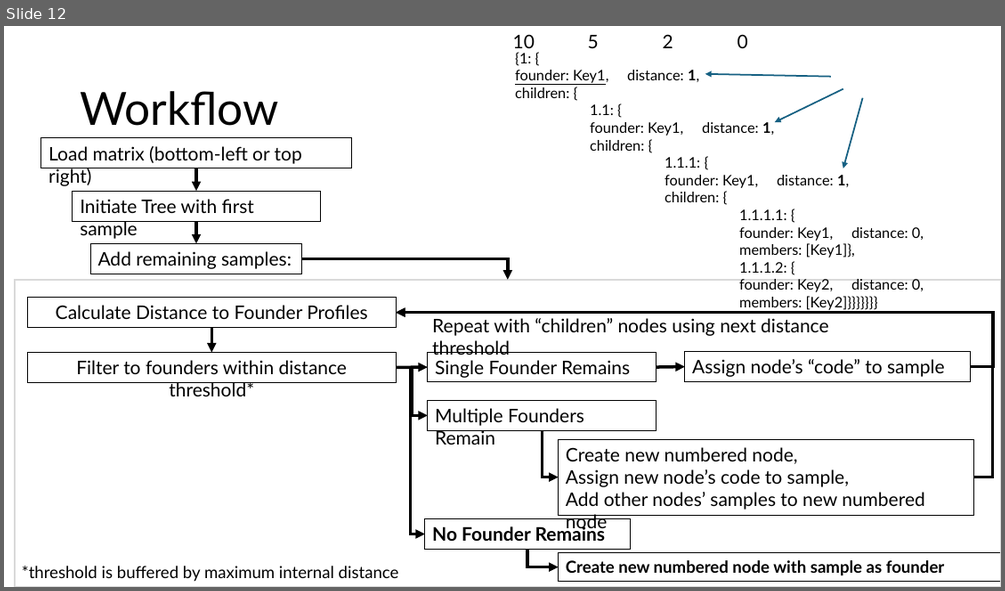
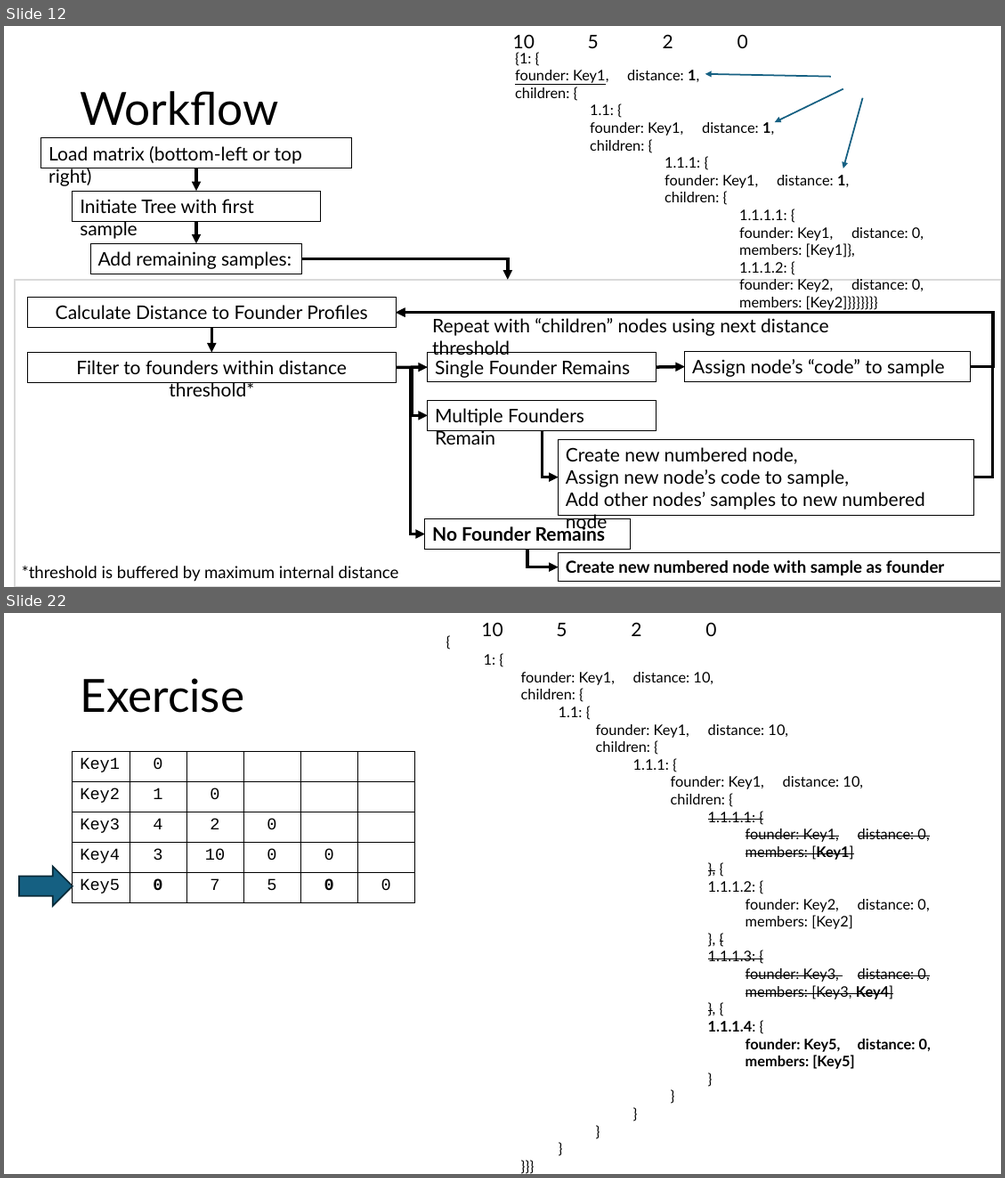
Before and after one commit to ncezid-biome/MatrixCodes, a slide deck: Documentation/MatrixCodes.pptx. Shown one above the other, each under a label of ours: slide 12 before the commit, slides 12 and 22 after it; the slides between them are not shown. The pictures are 1005x591 and 1005x1178 pixels, drawn with LibreOffice and Linux fonts; fonts in the diff are those of the drawing. Boxes give left, top, right and bottom in pixels: in the first picture for what was removed or moved away, otherwise in the second. Text is boxed around its words. In the diff, an @@ line names an element or a change of style, - is before the commit and + after.

```diff
--- a/Documentation/MatrixCodes.pptx
+++ b/Documentation/MatrixCodes.pptx
@@ slide 22 added at [4, 613, 1001, 1174], background #FFFFFF @@
@@ text added at [481, 622, 716, 636], 18 pt, text #000000 @@
+10 5 2 0
@@ text added at [484, 654, 930, 1069], 14 pt, text #000000 @@
+{
+1: {
+founder: Key1, distance: 10,
+children: {
+1.1: {
+founder: Key1, distance: 10,
+children: {
+1.1.1: {
+founder: Key1, distance: 10,
+children: {
+1.1.1.1: {
+founder: Key1, distance: 0,
+members: [Key1]
+}, {
+1.1.1.2: {
+founder: Key2, distance: 0,
+members: [Key2]
+}, {
+1.1.1.3: {
+founder: Key3, distance: 0,
+members: [Key3, Key4]
+}, {
+1.1.1.4: {
+founder: Key5, distance: 0,
+members: [Key5]
+}
+}
+}
+}
+}
+}}}
@@ title added at [80, 678, 244, 713], 44 pt, text #000000 @@
+Exercise
@@ table added at [73, 751, 413, 903], 5 rows, 6 columns @@
+Key1 | 0 |  |  |  | 
+Key2 | 1 | 0 |  |  | 
+Key3 | 4 | 2 | 0 |  | 
+Key4 | 3 | 10 | 0 | 0 | 
+Key5 | 0 | 7 | 5 | 0 | 0
@@ right arrow added at [19, 867, 72, 906], fill #156082, outline #092A39 1.5 pt @@
```
Also in this commit, not shown: 13 slides changed, 4 other slides added.
